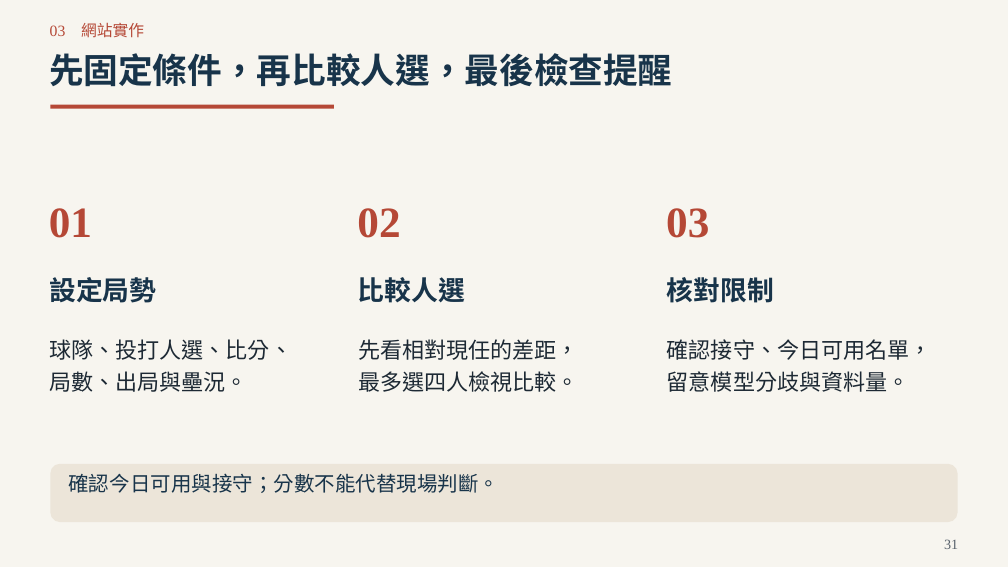
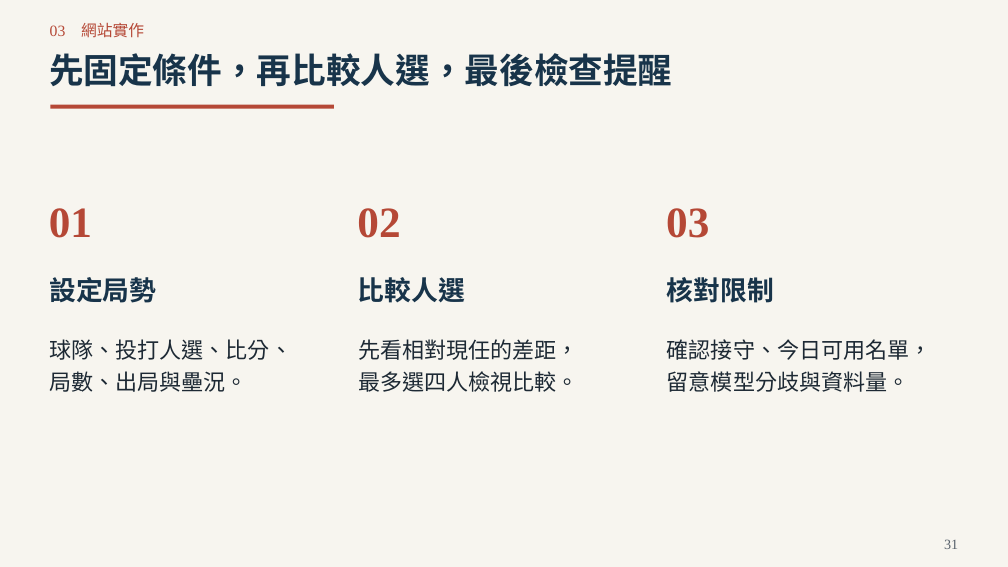
Before and after one commit to Da-Xiong-Chen/baseball_project, a slide deck: slide 31 of presentations/competition-2026/一球兩面_正式競賽版_40頁_評審閱讀優化_20261020.pptx. Drawn at 1008x567 pixels with LibreOffice and Linux fonts; fonts in the diff are those of the drawing. Boxes give left, top, right and bottom in pixels: in the first picture for what was removed or moved away, otherwise in the second. Text is boxed around its words. In the diff, an @@ line names an element or a change of style, - is before the commit and + after.

```diff
--- a/presentations/competition-2026/一球兩面_正式競賽版_40頁_評審閱讀優化_20261020.pptx
+++ b/presentations/competition-2026/一球兩面_正式競賽版_40頁_評審閱讀優化_20261020.pptx
@@ rounded rectangle removed at bbox=[51, 464, 958, 523] @@
@@ text removed at bbox=[68, 473, 499, 493] @@
-確認今日可用與接守；分數不能代替現場判斷。
```
Also in this commit, not shown: 7 other slides changed, 4 other files.
